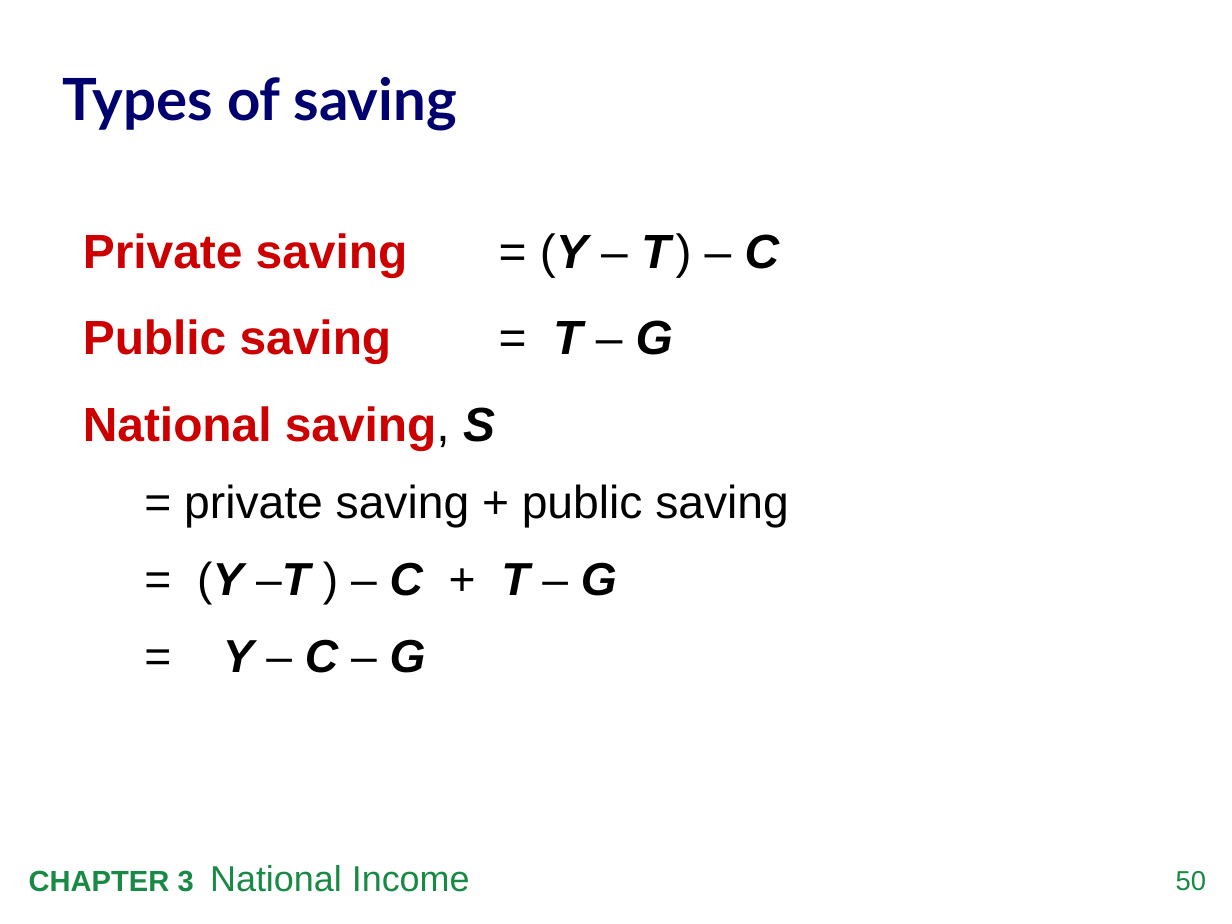
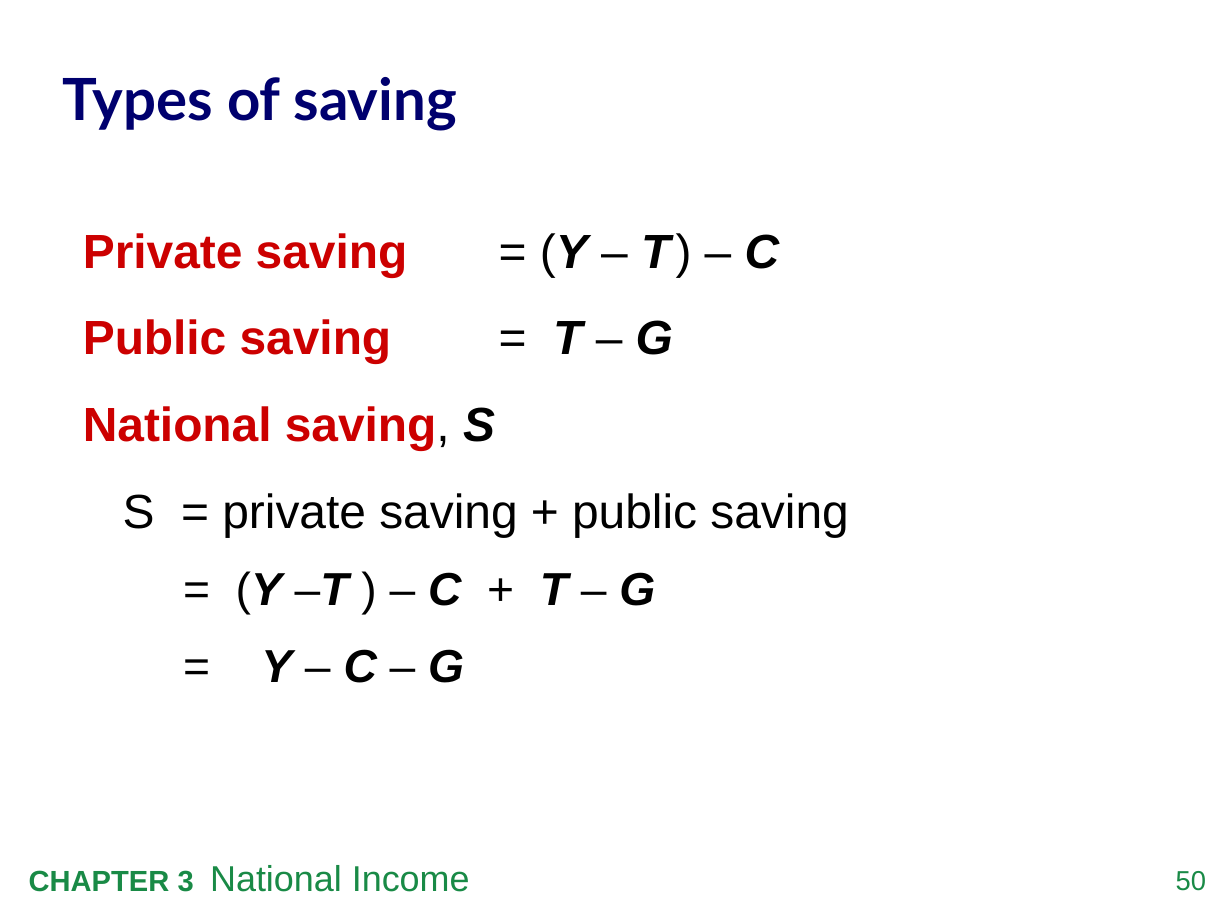
Before and after one commit to fecet/macroeconomics, a slide deck: slide 51 of Lecture Slides/mankiw9e_lecture_slides_chap03.pptx. Drawn at 1232x924 pixels with LibreOffice and Linux fonts; fonts in the diff are those of the drawing. Boxes give left, top, right and bottom in pixels: in the first picture for what was removed or moved away, otherwise in the second. Text is boxed around its words. In the diff, an @@ line names an element or a change of style, - is before the commit and + after.

```diff
--- a/Lecture Slides/mankiw9e_lecture_slides_chap03.pptx
+++ b/Lecture Slides/mankiw9e_lecture_slides_chap03.pptx
@@ text at <box>123,493,848,537</box>: text changed; size 27 to 28 pt @@
-  = private saving + public saving
+S = private saving + public saving
```
Also in this commit, not shown: 2 other slides changed, 4 other files.
